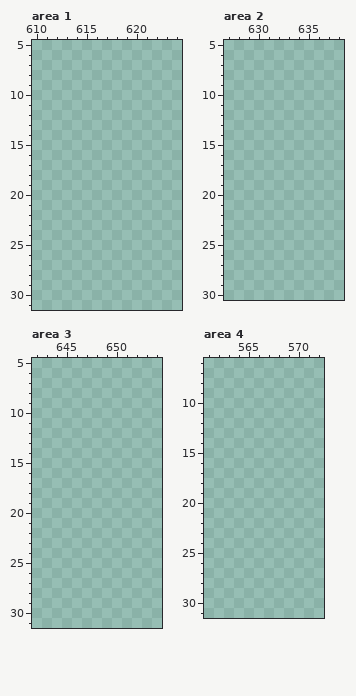
Pixel-art file, stored at aseprite/animated_objects.aseprite. This is how it looked before the edit.
656x336 pixels, 1 frame. Shown: area 1: x 610..624, y 5..31; area 2: x 627..638, y 5..30; area 3: x 642..654, y 5..31; area 4: x 561..572, y 6..31. The old version is drawn lined up with the new one, on the new canvas. The commit also changed other parts of the picture, which this record leaves out.
After:
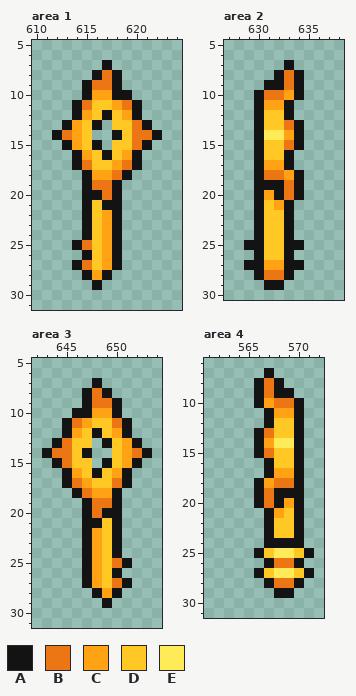
Palette (. is transparent): A #131313  B #ed7614  C #ffa214  D #ffc825  E #ffeb57
Diff:
canvas 656x336 -> 749x336
Changed rows in their new state; - is an unchanged pixel.
Area 1:
first column x 612:
 7 -----A-----
 8 ----ABA----
 9 ---ABBA----
10 ---ACCAA---
11 --ABDDCBA--
12 --ACDADCA--
13 -ACDA-DDBA-
14 ABCD--ADBBA
15 -ACDA-DDBA-
16 --ACDADCA--
17 --ABDDCBA--
18 ---ACCBA---
19 ---ABBA----
20 ---AABA----
21 ---ADAA----
22 ---ADCA----
23 ---ADCA----
24 ---ADCA----
25 --ABDCA----
26 ---ADCA----
27 --ABDCA----
28 ---ACA-----
29 ----A------
Area 2:
first column x 629:
 7 ----A-
 8 ---ABA
 9 --AABA
10 -ABBCA
11 -ACCA-
12 -ADDA-
13 -ADDBA
14 -AEECA
15 -ADDBA
16 -ADDA-
17 -ACCA-
18 -ABBCA
19 -AAABA
20 -ACABA
21 -ADCA-
22 -ADDA-
23 -ADDA-
24 -ADDA-
25 AADDAA
26 -ADDA-
27 AACCAA
28 -ABBA-
29 --AA--
Area 3:
first column x 643:
 7 -----A-----
 8 ----ABA----
 9 ----ABBA---
10 ---AACCA---
11 --ABCDDBA--
12 --ACDADCA--
13 -ABDD-ADCA-
14 ABBDA--DCBA
15 -ABDD-ADCA-
16 --ACDADCA--
17 --ABCDDBA--
18 ---ABCCA---
19 ----ABBA---
20 ----ABAA---
21 ----AADA---
22 ----ACDA---
23 ----ACDA---
24 ----ACDA---
25 ----ACDBA--
26 ----ACDA---
27 ----ACDBA--
28 -----ACA---
29 ------A----
Area 4:
first column x 566:
 7 -A----
 8 ABA---
 9 ABAA--
10 ACBBA-
11 -ACCA-
12 -ADDA-
13 ABDDA-
14 ACEEA-
15 ABDDA-
16 -ADDA-
17 -ACCA-
18 ACBBA-
19 ABAAA-
20 ABACA-
21 -ACDA-
22 -ADDA-
23 -ADDA-
24 -AAAA-
25 ADEEDA
26 -ABBA-
27 ADEEDA
28 -ABBA-
29 --AA--
Changed places in both pictures, as pixel boxes (x1, y1, x2, y2):
added: (52, 60, 162, 290)
added: (244, 60, 304, 290)
added: (42, 378, 152, 608)
added: (254, 368, 314, 598)
